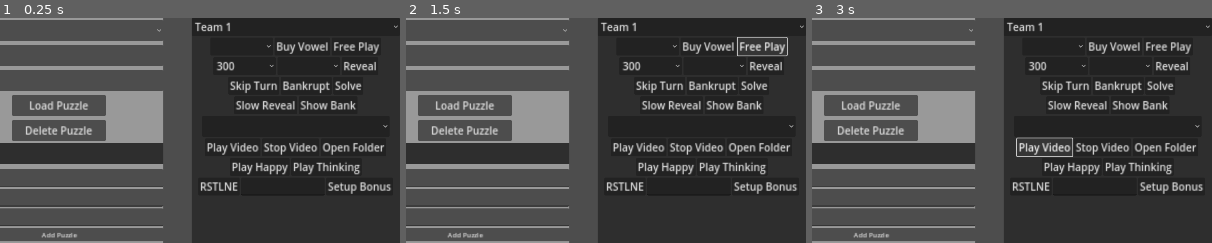
Above: before the commit, frames 1-3 (left to right).
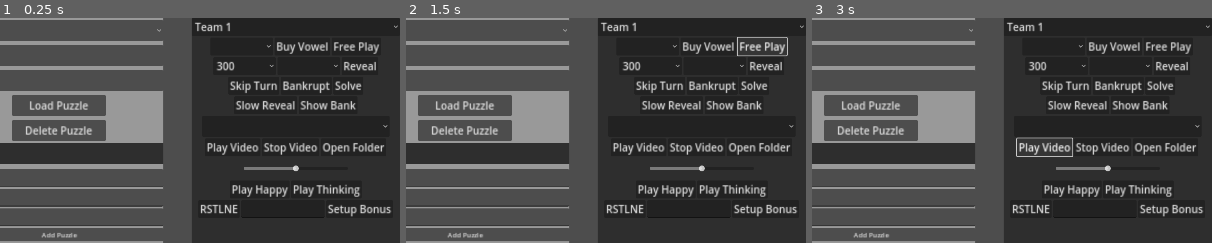
Above: after the commit, the same moments.

Repository: jlwilley/CustomFortuneWheel
Game: Godot game, scene res://scenes/main_display.tscn
Same seed, same stepped clock (60 frames per second), same inputs: the game is played once before the commit and once after it.
Inputs (mouse positions are % of the whole screen's width and height, from its top left):
- Up to frame 1 (0.25 s): no input
- Up to frame 2 (1.5 s): click (57, 36) at 0.52 s; type "12" at 0.6 s; click (57, 40) at 0.75 s; type "12" at 0.83 s; click (57, 44) at 0.98 s; type "12" at 1.07 s; click "Free Play" at 1.25 s
- Up to frame 3 (3 s): click "Free Play" at 2 s; click "Play Video" at 2.75 s
The pictures show only the part of the screen within x 50-100%, y 0-50%; the shares and areas given below are measured in that part.

The runs differ from the first frame. In frame 1, 2.7% of the frame differs, in the area x 50-98%, y 64-89%; in frame 2, 2.7%; in frame 3, 2.7%.

Commit message:
Added ffmpeg addon to allow for loading of mp4 files for video display, also fixed minor control panel scorring errors

Diff:
--- a/project.godot
+++ b/project.godot
@@ -13,7 +13,7 @@
 config/name="CustomFortuneWheel"
 config/version="1.0"
 run/main_scene="res://scenes/main_display.tscn"
-config/features=PackedStringArray("4.2", "Forward Plus")
+config/features=PackedStringArray("4.3", "Forward Plus")
 config/icon="res://icons/customFortuneWheel.svg"
 config/windows_native_icon="res://icons/customFortuneWheel.ico"
 
@@ -29,6 +29,6 @@
 
 toggle_fullscreen={
 "deadzone": 0.5,
-"events": [Object(InputEventKey,"resource_local_to_scene":fa …(174 unchanged characters)… ode":4194309,"key_label":0,"unicode":0,"echo":false,"script":null)
+"events": [Object(InputEventKey,"resource_local_to_scene":fa …(174 unchanged characters)… ode":4194309,"key_label":0,"unicode":0,"location":0,"echo":false,"script":null)
 ]
 }
--- a/scenes/control_panel.tscn
+++ b/scenes/control_panel.tscn
@@ -1014,6 +1014,18 @@
 tooltip_text = "Opens Folder for Saving Videos In"
 theme_override_font_sizes/font_size = 25
 text = "Open Folder"
+
+[node name="videoSound" type="HBoxContainer" parent="CanvasLayer/Control/Panel/VBoxContainer"]
+layout_mode = 2
+alignment = 1
+
+[node name="volumeSlider" type="HSlider" parent="CanvasLayer/Control/Panel/VBoxContainer/videoSound"]
+custom_minimum_size = Vector2(250, 50)
+layout_mode = 2
+tooltip_text = "Volume Control"
+max_value = 1.0
+step = 0.01
+value = 0.5
 
 [node name="musicButtons" type="HBoxContainer" parent="CanvasLayer/Control/Panel/VBoxContainer"]
 layout_mode = 2
@@ -1202,6 +1214,7 @@
 [connection signal="pressed" from="CanvasLayer/Control/Panel/VBoxContainer/videoButtons/playVideo" to="." method="_on_play_video_pressed"]
 [connection signal="pressed" from="CanvasLayer/Control/Panel/VBoxContainer/videoButtons/stopVideo" to="." method="_on_stop_video_pressed"]
 [connection signal="pressed" from="CanvasLayer/Control/Panel/VBoxContainer/videoButtons/openFolder" to="." method="_on_open_folder_pressed"]
+[connection signal="value_changed" from="CanvasLayer/Control/Panel/VBoxContainer/videoSound/volumeSlider" to="." method="_on_volume_slider_value_changed"]
 [connection signal="pressed" from="CanvasLayer/Control/Panel/VBoxContainer/musicButtons/playHappy" to="." method="_on_play_happy_pressed"]
 [connection signal="pressed" from="CanvasLayer/Control/Panel/VBoxContainer/musicButtons/playThinking" to="." method="_on_play_thinking_pressed"]
 [connection signal="pressed" from="CanvasLayer/Control/Panel/VBoxContainer/finalPuzzleButton/rstlneButton" to="." method="_on_rstlne_button_pressed"]
--- a/scripts/control_panel.gd
+++ b/scripts/control_panel.gd
@@ -11,7 +11,7 @@
 #file path for loading vieos
 const video_folder = "user://videos/"
 #the required video format
-const SUPPORTED_FORMATS = ["ogv"]
+const SUPPORTED_FORMATS = ["ogv","mp4"]
 #reference to the puzzle selector option box
 @onready var puzzleSelector = get_node("CanvasLayer/Control/puzzleControls/VBoxContainer/managePuzzleBox/VBoxContainer/puzzleSelector")
 #valid vowels
@@ -486,3 +486,7 @@
 	for c in newLetters:
 		await get_tree().create_timer(.6).timeout
 		await main_display.reveal(c, true)
+
+
+func _on_volume_slider_value_changed(value: float) -> void:
+	main_display.videoPlayer.volume = value
Not shown: 1 places in scenes/control_panel.tscn that only renumber resources
Not shown, added: addons/ffmpeg/ffmpeg.gdextension
Not shown, added: addons/ffmpeg/linux64/libavcodec.so.60
Not shown, added: addons/ffmpeg/linux64/libavfilter.so.9
Not shown, added: addons/ffmpeg/linux64/libavformat.so.60
Not shown, added: addons/ffmpeg/linux64/libavutil.so.58
Not shown, added: addons/ffmpeg/linux64/libgdffmpeg.linux.template_debug.x86_64.so
Not shown, added: addons/ffmpeg/linux64/libgdffmpeg.linux.template_release.x86_64.so
Not shown, added: addons/ffmpeg/linux64/libswresample.so.4
Not shown, added: addons/ffmpeg/linux64/libswscale.so.7
Not shown, added: addons/ffmpeg/win64/avcodec-60.dll
Not shown, added: addons/ffmpeg/win64/avfilter-9.dll
(and 10 more such lines)
